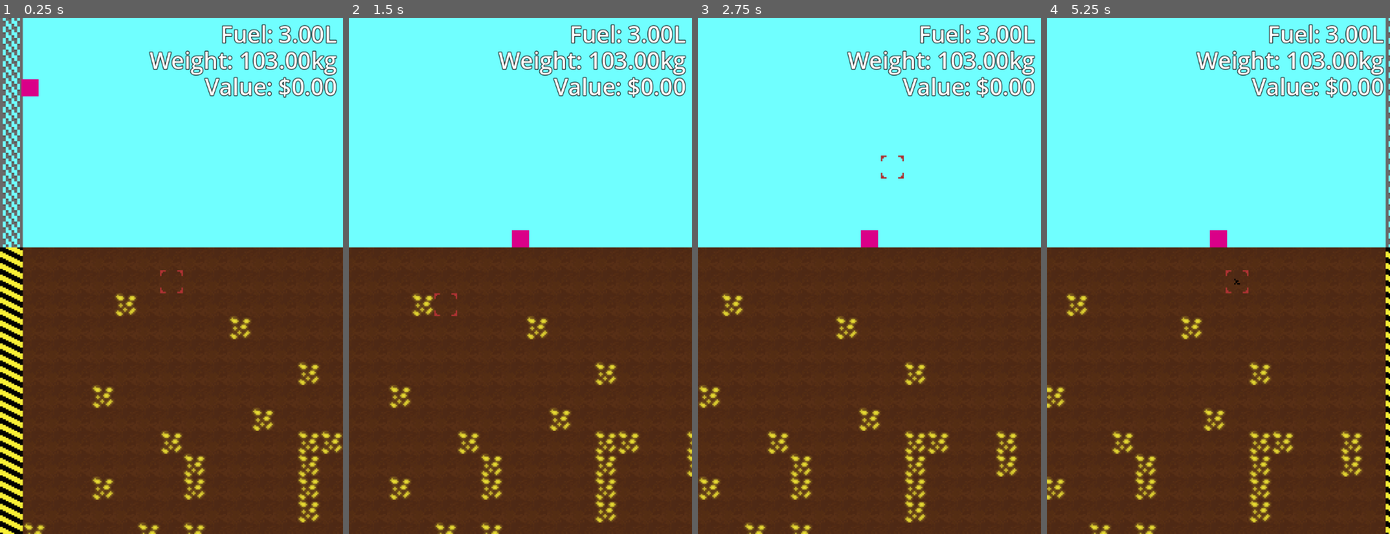
Above: before the commit, frames 1-4 (left to right).
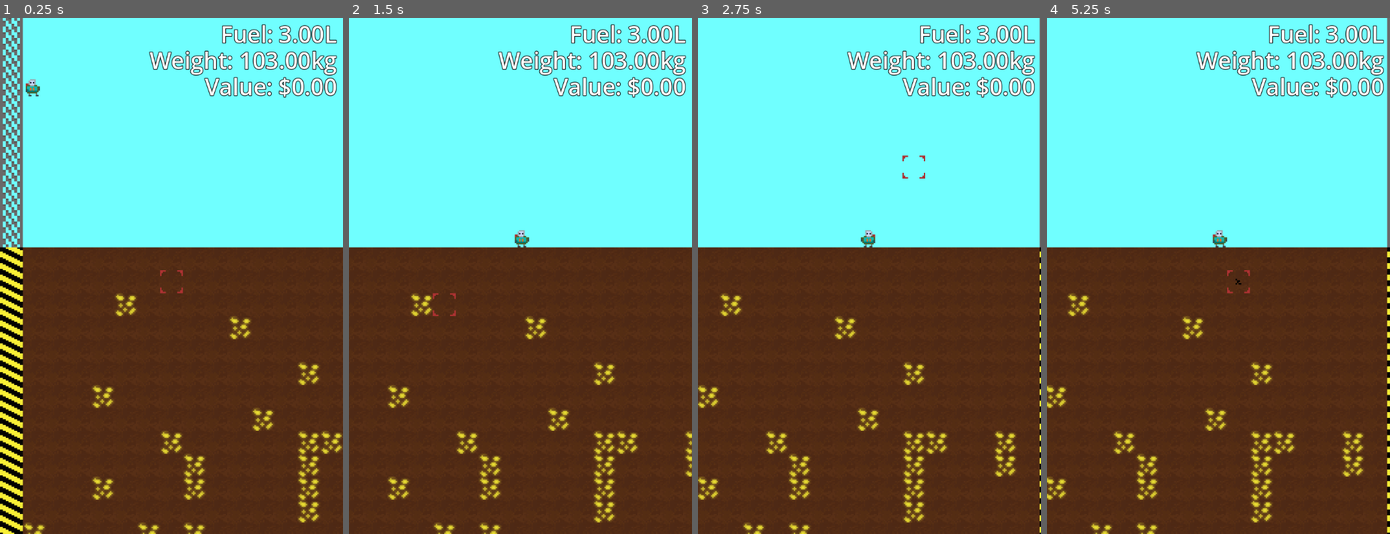
Above: after the commit, the same moments.

Repository: brikr/ludum-dare-57
Game: Godot game, scene res://scenes/main/main.tscn
The game is run twice, just before and just after one commit, with the same random seed, the same clock (stepped at 60 frames per second) and the same inputs.
Inputs (mouse positions are in pixels of both pictures, inside the frame that each line leads up to):
- Up to frame 1 (0.25 s): no input
- Up to frame 2 (1.5 s): move the mouse to (595, 250) at 0.52 s; press the mouse at (595, 250) at 0.53 s; hold D (move_right) from 0.53 s (still down); tap Space (jump) at 0.77 s; move the mouse to (451, 301) at 1.27 s; release the mouse at (451, 301) at 1.28 s; click (451, 301) at 1.35 s
- Up to frame 3 (2.75 s): tap Space (jump) at 1.52 s; move the mouse to (903, 162) at 2.02 s; release D (move_right) at 2.03 s; press the mouse at (903, 162) at 2.03 s; hold A (move_left) from 2.03 s (still down)
- Up to frame 4 (5.25 s): move the mouse to (1201, 379) at 2.77 s; release A (move_left) at 2.78 s; release the mouse at (1201, 379) at 2.78 s; hold D (move_right) 2.78-4.28 s; click (1201, 379) at 2.85 s; tap Space (jump) at 3.02, 3.77, 4.52 s; move the mouse to (1321, 353) at 3.52 s; press the mouse at (1321, 353) at 3.53 s; move the mouse to (1115, 198) at 4.27 s; release the mouse at (1115, 198) at 4.28 s; hold A (move_left) 4.28-5.03 s; click (1115, 198) at 4.35 s; move the mouse to (1235, 276) at 5.02 s; press the mouse at (1235, 276) at 5.03 s; hold D (move_right) from 5.03 s (still down)

The runs differ from the first frame. In frame 1, 0.2% of the frame differs, in the area x 6-12%, y 11-16%; in frame 2, 1.7%; in frame 3, 2.2%; in frame 4, 2.5%, in the area x 0-100%, y 0-100%.

Commit message:
player animations

Diff:
--- a/scenes/player/player.gd
+++ b/scenes/player/player.gd
@@ -63,11 +63,28 @@
   $Camera2D.limit_right = Constants.MAX_WORLD_WIDTH * Constants.TILE_WIDTH
   $Camera2D.limit_top = 0.0
   $Camera2D.limit_bottom = Constants.MAX_GEN_DEPTH * Constants.TILE_WIDTH
+  $AnimatedSprite2D.play()
 
 
 func _physics_process(delta):
   _process_movement(delta)
   _process_digging(delta)
+
+func _animate_on_ground(velocity: Vector2):
+  if velocity == Vector2(0, 0):
+    $AnimatedSprite2D.speed_scale = 1.0
+    # idle
+    if $AnimatedSprite2D.animation.ends_with("right"):
+      $AnimatedSprite2D.animation = "idle_right"
+    else:
+      $AnimatedSprite2D.animation = "idle_left"
+
+  else:
+    $AnimatedSprite2D.speed_scale = 10.0
+    if velocity.x < 0:
+      $AnimatedSprite2D.animation = "walk_left"
+    else:
+      $AnimatedSprite2D.animation = "walk_right"
 
 func _process_movement(delta):
   if is_on_floor():
@@ -83,6 +100,8 @@
       velocity.x = move_toward(velocity.x, move_direction * speed, accel)
     else:
       velocity.x = move_toward(velocity.x, 0, accel)
+
+    _animate_on_ground(velocity)
   else:
     # Air stuff
     # Apply gravity
--- a/scenes/player/player.tscn
+++ b/scenes/player/player.tscn
@@ -1,12 +1,172 @@
-[gd_scene load_steps=14 format=3 uid="uid://eduld2nd3eqw"]
+[gd_scene load_steps=32 format=3 uid="uid://eduld2nd3eqw"]
 
 [ext_resource type="Script" uid="uid://dpbukbr1m44es" path="res://scenes/player/player.gd" id="1_8afob"]
 [ext_resource type="Texture2D" uid="uid://cwog7sm42684w" path="res://assets/tile_highlight.png" id="2_dovo2"]
+[ext_resource type="Texture2D" uid="uid://clokykimm1apq" path="res://assets/player.png" id="2_lvxji"]
 [ext_resource type="Texture2D" uid="uid://cc2qiohmmy07d" path="res://assets/tile_breaking.png" id="3_gmlin"]
 
-[sub_resource type="CapsuleShape2D" id="CapsuleShape2D_dovo2"]
-radius = 5.0
-height = 12.0
+[sub_resource type="AtlasTexture" id="AtlasTexture_uf5tr"]
+atlas = ExtResource("2_lvxji")
+region = Rect2(16, 0, 16, 16)
+
+[sub_resource type="AtlasTexture" id="AtlasTexture_lgqa7"]
+atlas = ExtResource("2_lvxji")
+region = Rect2(0, 0, 16, 16)
+
+[sub_resource type="AtlasTexture" id="AtlasTexture_8ydkj"]
+atlas = ExtResource("2_lvxji")
+region = Rect2(16, 16, 16, 16)
+
+[sub_resource type="AtlasTexture" id="AtlasTexture_3j4b4"]
+atlas = ExtResource("2_lvxji")
+region = Rect2(0, 16, 16, 16)
+
+[sub_resource type="AtlasTexture" id="AtlasTexture_fm80t"]
+atlas = ExtResource("2_lvxji")
+region = Rect2(0, 32, 16, 16)
+
+[sub_resource type="AtlasTexture" id="AtlasTexture_gx1jg"]
+atlas = ExtResource("2_lvxji")
+region = Rect2(16, 32, 16, 16)
+
+[sub_resource type="AtlasTexture" id="AtlasTexture_ugbui"]
+atlas = ExtResource("2_lvxji")
+region = Rect2(32, 32, 16, 16)
+
+[sub_resource type="AtlasTexture" id="AtlasTexture_fcs02"]
+atlas = ExtResource("2_lvxji")
+region = Rect2(48, 32, 16, 16)
+
+[sub_resource type="AtlasTexture" id="AtlasTexture_myrg7"]
+atlas = ExtResource("2_lvxji")
+region = Rect2(64, 32, 16, 16)
+
+[sub_resource type="AtlasTexture" id="AtlasTexture_kvlxm"]
+atlas = ExtResource("2_lvxji")
+region = Rect2(80, 32, 16, 16)
+
+[sub_resource type="AtlasTexture" id="AtlasTexture_yj68g"]
+atlas = ExtResource("2_lvxji")
+region = Rect2(80, 48, 16, 16)
+
+[sub_resource type="AtlasTexture" id="AtlasTexture_ioxgp"]
+atlas = ExtResource("2_lvxji")
+region = Rect2(64, 48, 16, 16)
+
+[sub_resource type="AtlasTexture" id="AtlasTexture_cnsyf"]
+atlas = ExtResource("2_lvxji")
+region = Rect2(48, 48, 16, 16)
+
+[sub_resource type="AtlasTexture" id="AtlasTexture_007i1"]
+atlas = ExtResource("2_lvxji")
+region = Rect2(32, 48, 16, 16)
+
+[sub_resource type="AtlasTexture" id="AtlasTexture_6cv16"]
+atlas = ExtResource("2_lvxji")
+region = Rect2(16, 48, 16, 16)
+
+[sub_resource type="AtlasTexture" id="AtlasTexture_j4nxn"]
+atlas = ExtResource("2_lvxji")
+region = Rect2(0, 48, 16, 16)
+
+[sub_resource type="SpriteFrames" id="SpriteFrames_uf5tr"]
+resource_local_to_scene = true
+animations = [{
+"frames": [{
+"duration": 1.0,
+"texture": SubResource("AtlasTexture_uf5tr")
+}, {
+"duration": 1.0,
+"texture": SubResource("AtlasTexture_uf5tr")
+}, {
+"duration": 1.0,
+"texture": SubResource("AtlasTexture_lgqa7")
+}, {
+"duration": 1.0,
+"texture": SubResource("AtlasTexture_lgqa7")
+}, {
+"duration": 1.0,
+"texture": SubResource("AtlasTexture_lgqa7")
+}, {
+"duration": 1.0,
+"texture": SubResource("AtlasTexture_lgqa7")
+}],
+"loop": true,
+"name": &"idle_left",
+"speed": 5.0
+}, {
+"frames": [{
+"duration": 1.0,
+"texture": SubResource("AtlasTexture_8ydkj")
+}, {
+"duration": 1.0,
+"texture": SubResource("AtlasTexture_8ydkj")
+}, {
+"duration": 1.0,
+"texture": SubResource("AtlasTexture_3j4b4")
+}, {
+"duration": 1.0,
+"texture": SubResource("AtlasTexture_3j4b4")
+}, {
+"duration": 1.0,
+"texture": SubResource("AtlasTexture_3j4b4")
+}, {
+"duration": 1.0,
+"texture": SubResource("AtlasTexture_3j4b4")
+}],
+"loop": true,
+"name": &"idle_right",
+"speed": 5.0
+}, {
+"frames": [{
+"duration": 1.0,
+"texture": SubResource("AtlasTexture_fm80t")
+}, {
+"duration": 1.0,
+"texture": SubResource("AtlasTexture_gx1jg")
+}, {
+"duration": 1.0,
+"texture": SubResource("AtlasTexture_ugbui")
+}, {
+"duration": 1.0,
+"texture": SubResource("AtlasTexture_fcs02")
+}, {
+"duration": 1.0,
+"texture": SubResource("AtlasTexture_myrg7")
+}, {
+"duration": 1.0,
+"texture": SubResource("AtlasTexture_kvlxm")
+}],
+"loop": true,
+"name": &"walk_left",
+"speed": 5.0
+}, {
+"frames": [{
+"duration": 1.0,
+"texture": SubResource("AtlasTexture_yj68g")
+}, {
+"duration": 1.0,
+"texture": SubResource("AtlasTexture_ioxgp")
+}, {
+"duration": 1.0,
+"texture": SubResource("AtlasTexture_cnsyf")
+}, {
+"duration": 1.0,
+"texture": SubResource("AtlasTexture_007i1")
+}, {
+"duration": 1.0,
+"texture": SubResource("AtlasTexture_6cv16")
+}, {
+"duration": 1.0,
+"texture": SubResource("AtlasTexture_j4nxn")
+}],
+"loop": true,
+"name": &"walk_right",
+"speed": 5.0
+}]
+
+[sub_resource type="CircleShape2D" id="CircleShape2D_lgqa7"]
+radius = 6.0
 
 [sub_resource type="AtlasTexture" id="AtlasTexture_lvxji"]
 atlas = ExtResource("3_gmlin")
@@ -75,18 +235,17 @@
 [node name="Player" type="CharacterBody2D"]
 script = ExtResource("1_8afob")
 
-[node name="ColorRect" type="ColorRect" parent="."]
-offset_left = -6.0
-offset_top = -6.0
-offset_right = 6.0
-offset_bottom = 6.0
-color = Color(0.854865, 6.16074e-06, 0.531591, 1)
+[node name="AnimatedSprite2D" type="AnimatedSprite2D" parent="."]
+position = Vector2(0, -2)
+sprite_frames = SubResource("SpriteFrames_uf5tr")
+animation = &"walk_right"
+frame_progress = 0.682913
 
 [node name="Camera2D" type="Camera2D" parent="."]
 zoom = Vector2(3, 3)
 
 [node name="CollisionShape2D" type="CollisionShape2D" parent="."]
-shape = SubResource("CapsuleShape2D_dovo2")
+shape = SubResource("CircleShape2D_lgqa7")
 
 [node name="JetpackDelay" type="Timer" parent="."]
 wait_time = 0.3
Binary file changed: assets/player.aseprite
Binary file changed: assets/player.png
